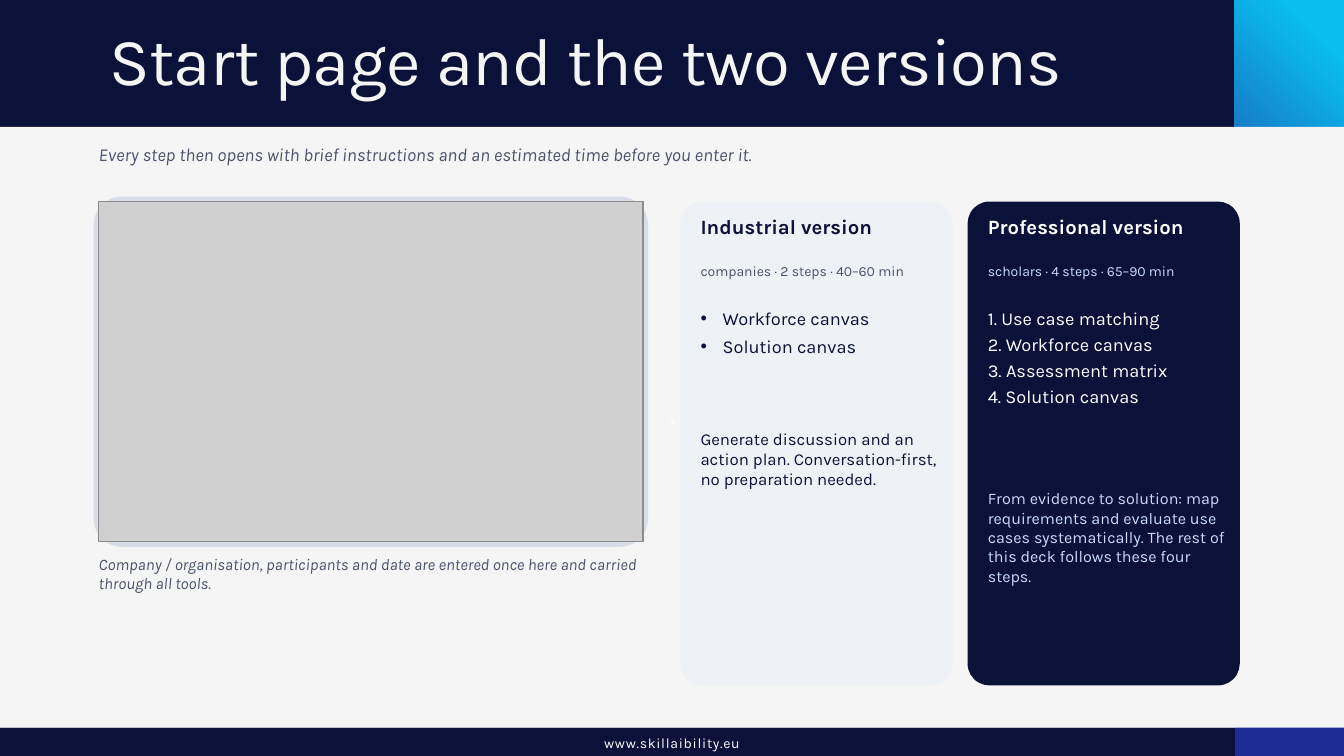
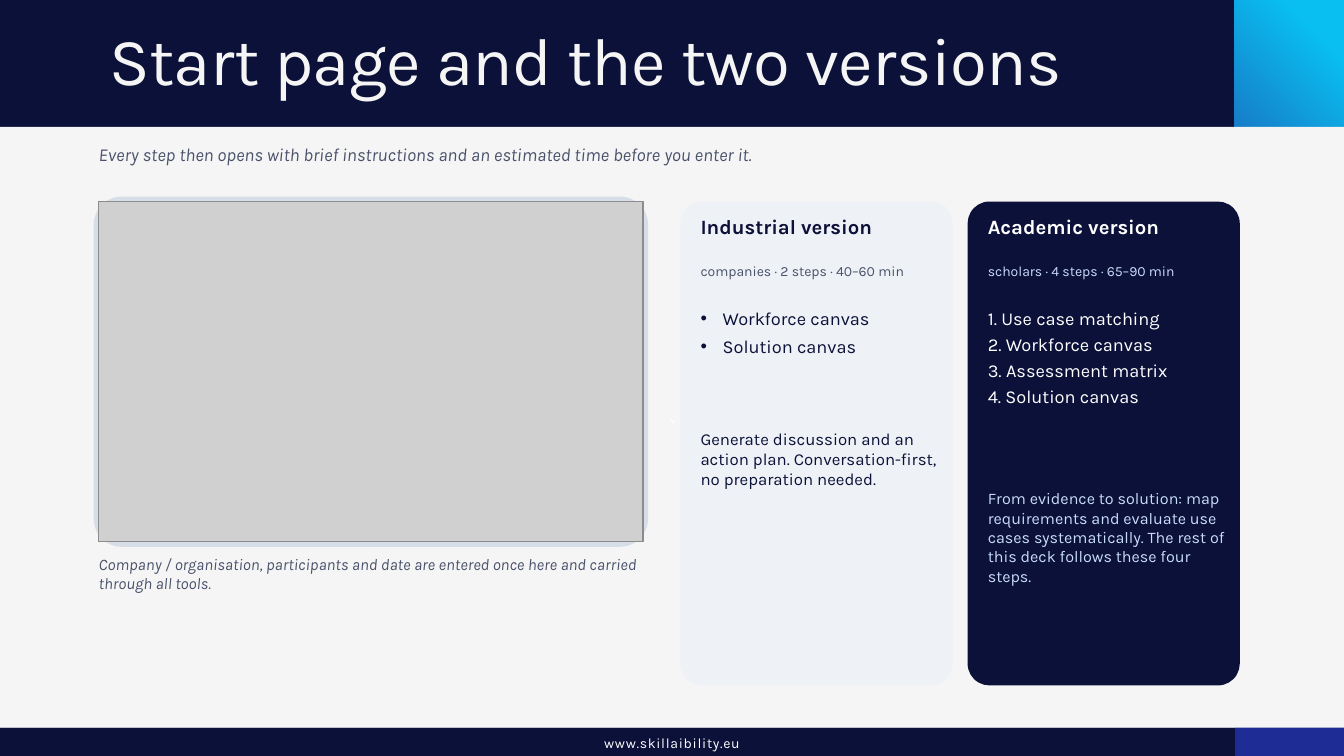
Before and after one commit to DiamondCao1996/SkillAIbility-WP3, a slide deck: slide 4 of docs/SkillAIbility_WP3_Workshop_Procedure.pptx. Drawn at 1344x756 pixels with LibreOffice and Linux fonts; fonts in the diff are those of the drawing; grey boxes stand for pictures; background and template pictures are left out. Boxes give left, top, right and bottom in pixels: in the first picture for what was removed or moved away, otherwise in the second. Text is boxed around its words. In the diff, an @@ line names an element or a change of style, - is before the commit and + after.

```diff
--- a/docs/SkillAIbility_WP3_Workshop_Procedure.pptx
+++ b/docs/SkillAIbility_WP3_Workshop_Procedure.pptx
@@ text at (988,219,1159,235): text changed @@
-Professional version
+Academic version
```
Also in this commit, not shown: 1 other slide changed, 4 other files.
